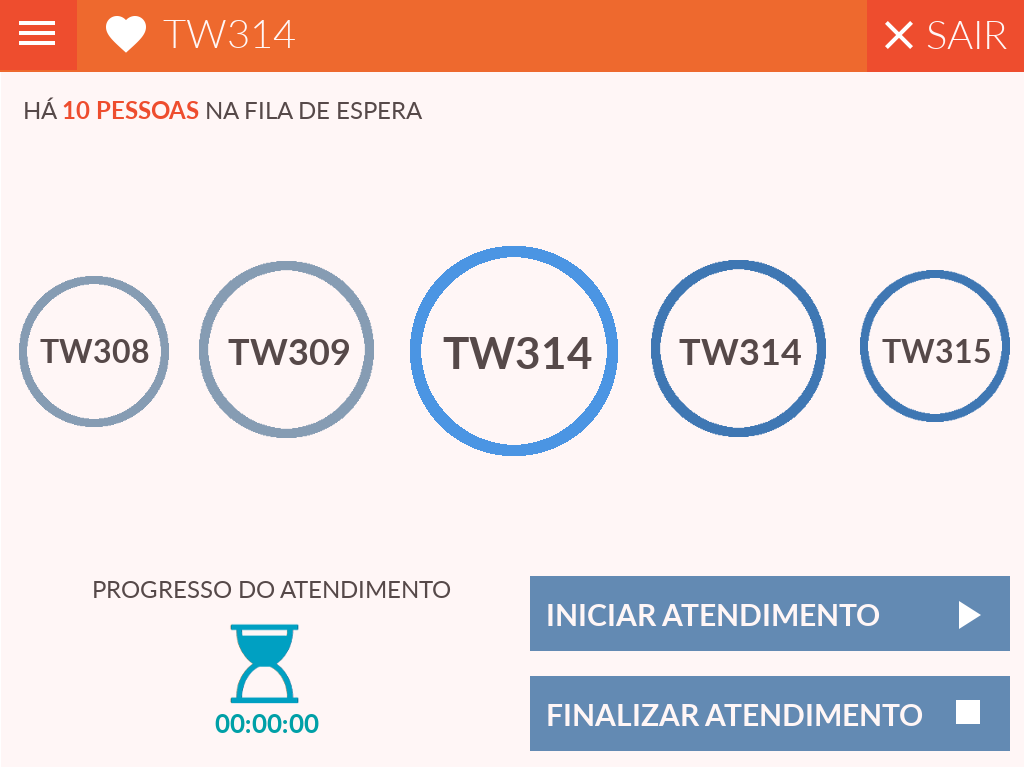
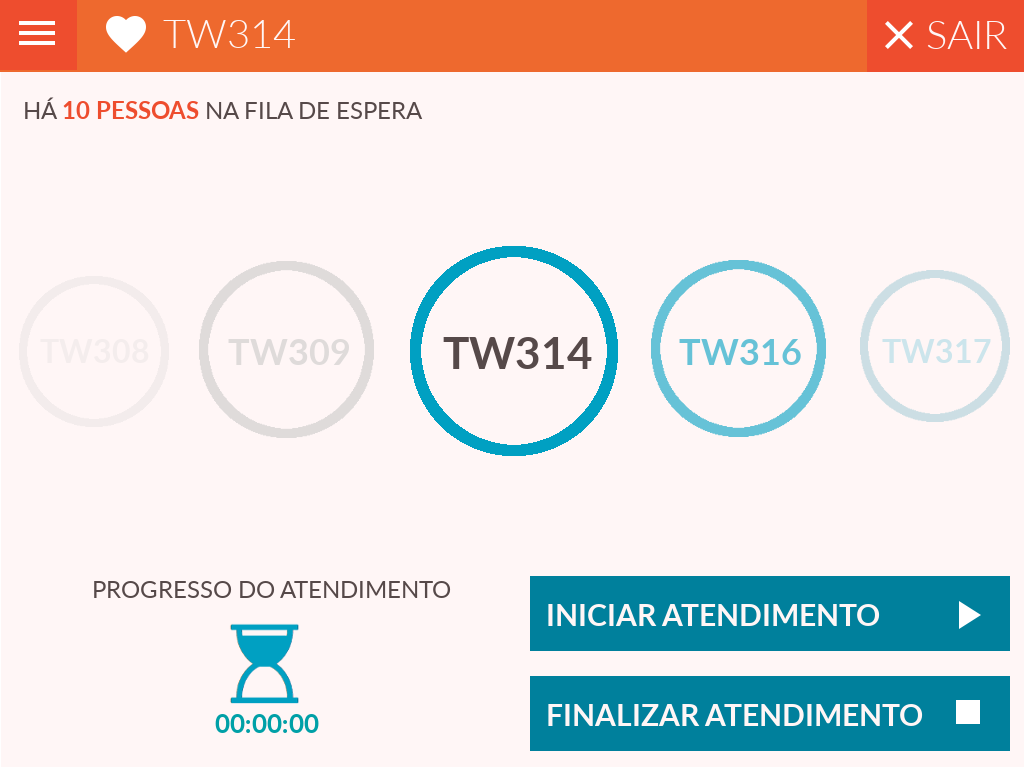
Two versions of the same layered image (1024 x 768). Layer-by-layer changes:
painted on "finalizar" over [530, 676, 1010, 751]
painted on "iniciar" over [530, 576, 1010, 651]
renamed "TW315" to "TW317", opacity 100% → 20%, painted on it over [882, 339, 991, 363]
"elipse #4": opacity 100% → 20%, painted on it over [860, 270, 1010, 422]
"TW314": opacity 100% → 60%, painted on it over [679, 339, 801, 365]
"elipse #3": opacity 100% → 60%, painted on it over [651, 260, 826, 437]
"TW309": opacity 100% → 60%, painted on it over [228, 339, 349, 365]
"elipse #2": opacity 100% → 60%, painted on it over [199, 261, 374, 438]
"TW308": opacity 100% → 20%, painted on it over [40, 339, 149, 363]
"elipse #1": opacity 100% → 22%, painted on it over [19, 276, 169, 427]
painted on "main" over [410, 246, 618, 456]
